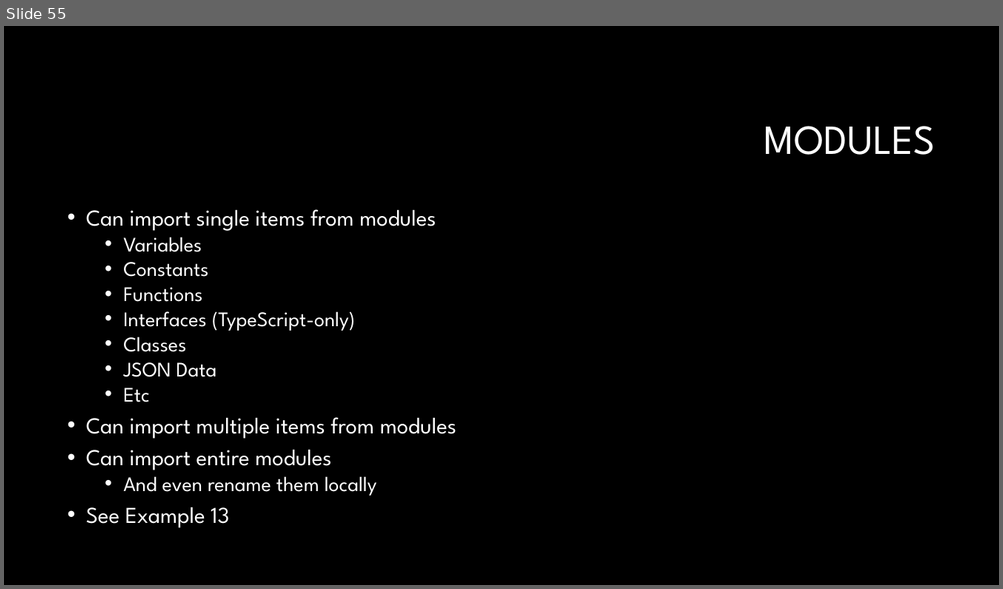
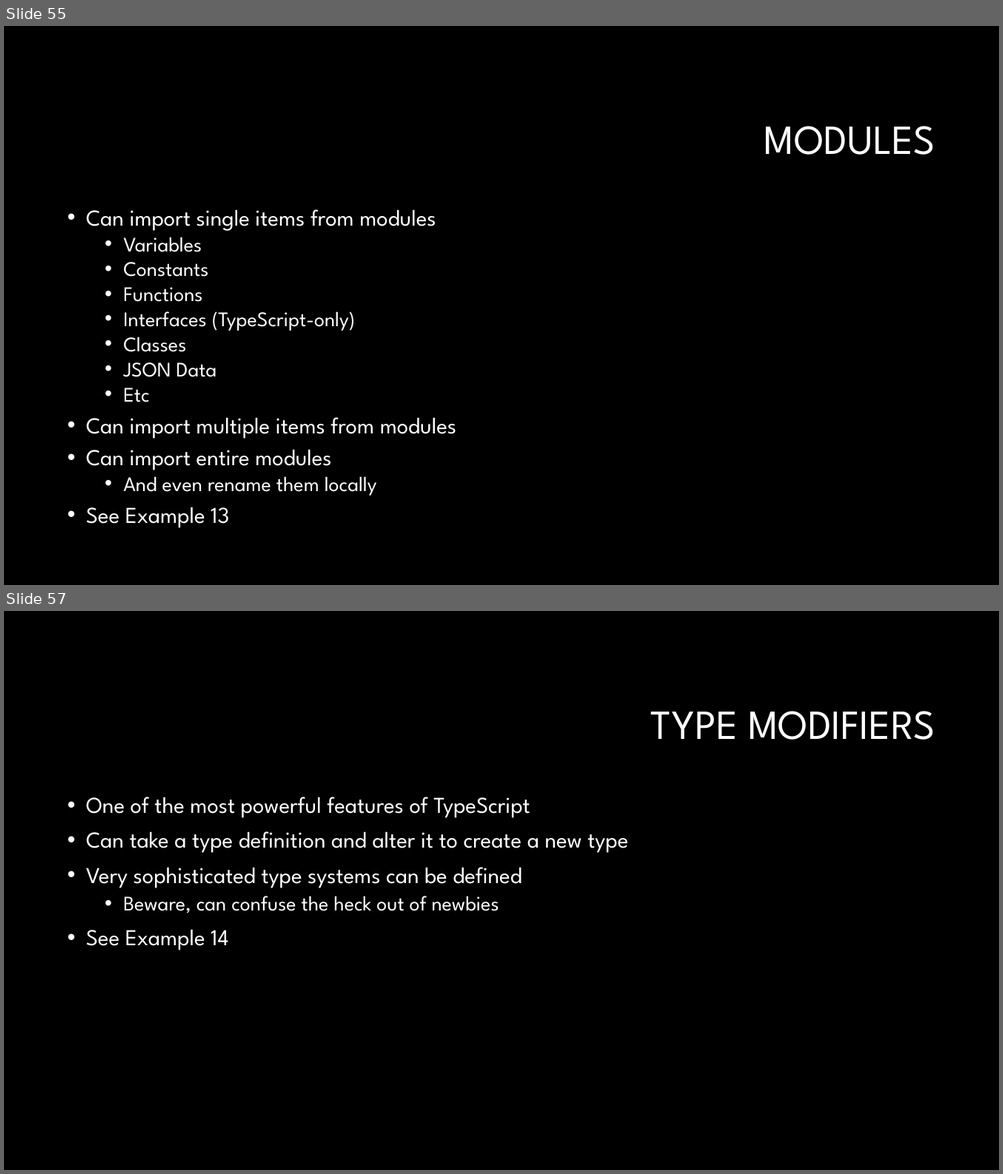
Before and after one commit to RonPenton/intro-to-typescript, a slide deck: Web development with Typescript.pptx. Shown one above the other, each under a label of ours: slide 55 before the commit, slides 55 and 57 after it; the slides between them are not shown. The pictures are 1003x589 and 1003x1174 pixels, drawn with LibreOffice and Linux fonts; fonts in the diff are those of the drawing; background and template pictures are left out. Boxes give left, top, right and bottom in pixels: in the first picture for what was removed or moved away, otherwise in the second. Text is boxed around its words. In the diff, an @@ line names an element or a change of style, - is before the commit and + after.

Commit message:
New Features

```diff
--- a/Web development with Typescript.pptx
+++ b/Web development with Typescript.pptx
@@ slide 57 added at box(4, 611, 999, 1170), background #000000 @@
@@ title added at box(651, 711, 935, 740), 40 pt, text #FFFFFF @@
+TYPE MODIFIERS
@@ text added at box(86, 797, 628, 951), 22 pt, text #FFFFFF @@
+• One of the most powerful features of TypeScript
+• Can take a type definition and alter it to create a new type
+• Very sophisticated type systems can be defined
+  • Beware, can confuse the heck out of newbies
+• See Example 14
```
Also in this commit, not shown: 1 other slide added, 14 other files.
